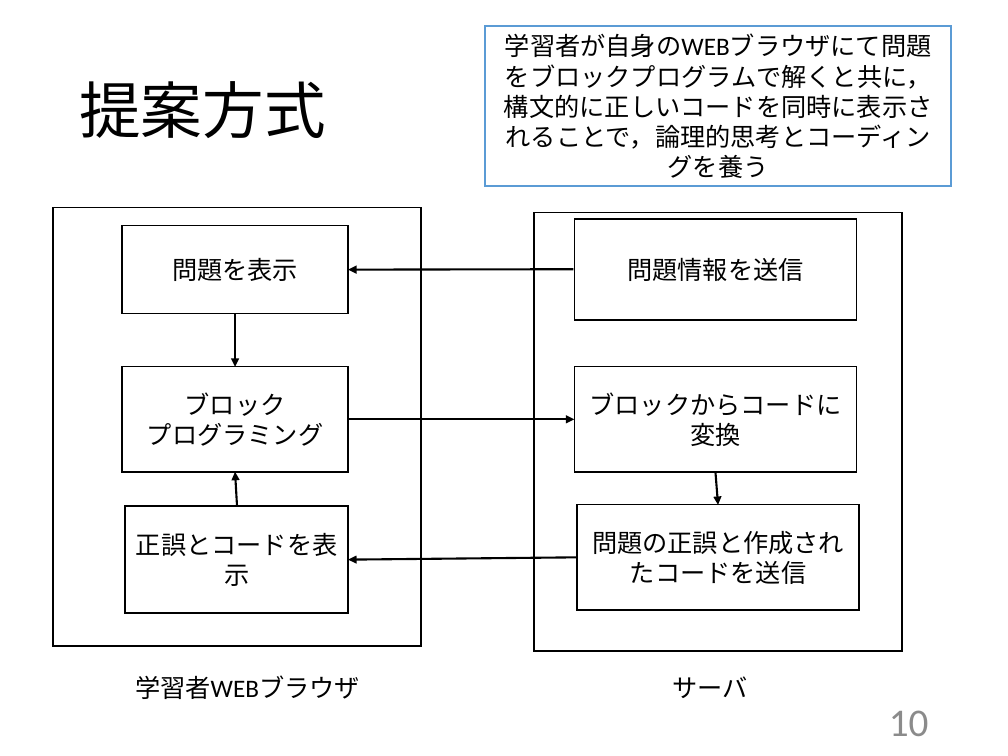
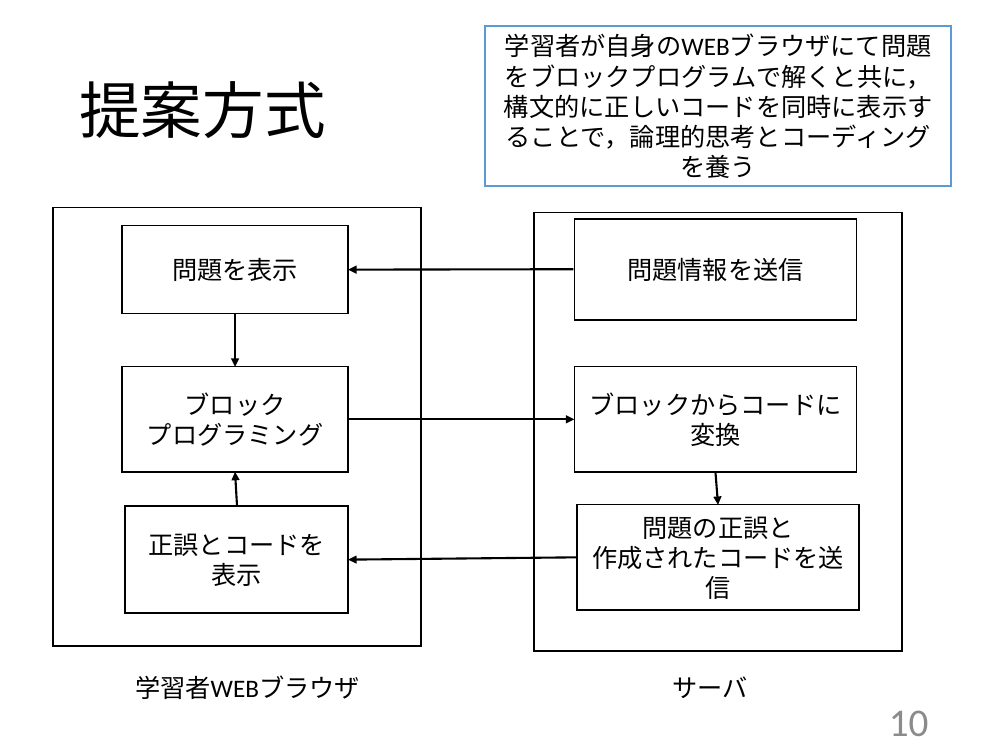
Before and after one commit to kait-takanolab/1821121-shimaoka-thesis, a slide deck: slide 10 of 1821121_shimaoka_tyuukan.pptx. Drawn at 1008x756 pixels with LibreOffice and Linux fonts; fonts in the diff are those of the drawing. Boxes give left, top, right and bottom in pixels: in the first picture for what was removed or moved away, otherwise in the second. Text is boxed around its words. In the diff, an @@ line names an element or a change of style, - is before the commit and + after.

```diff
--- a/1821121_shimaoka_tyuukan.pptx
+++ b/1821121_shimaoka_tyuukan.pptx
@@ text in rectangle at [504, 33, 932, 178]: text changed @@
-学習者が自身のWEBブラウザにて問題をブロックプログラムで解くと共に，構文的に正しいコードを同時に表示されることで，論理的思考とコーディングを養う
+学習者が自身のWEBブラウザにて問題をブロックプログラムで解くと共に，構文的に正しいコードを同時に表示することで，論理的思考とコーディングを養う
@@ text in rectangle at [148, 533, 324, 586]: text changed @@
-正誤とコードを表示
+正誤とコードを
+表示
@@ text in rectangle at [592, 516, 844, 599]: text changed @@
-問題の正誤と作成されたコードを送信
+問題の正誤と
+作成されたコードを送信
```
Also in this commit, not shown: 7 other slides changed.
